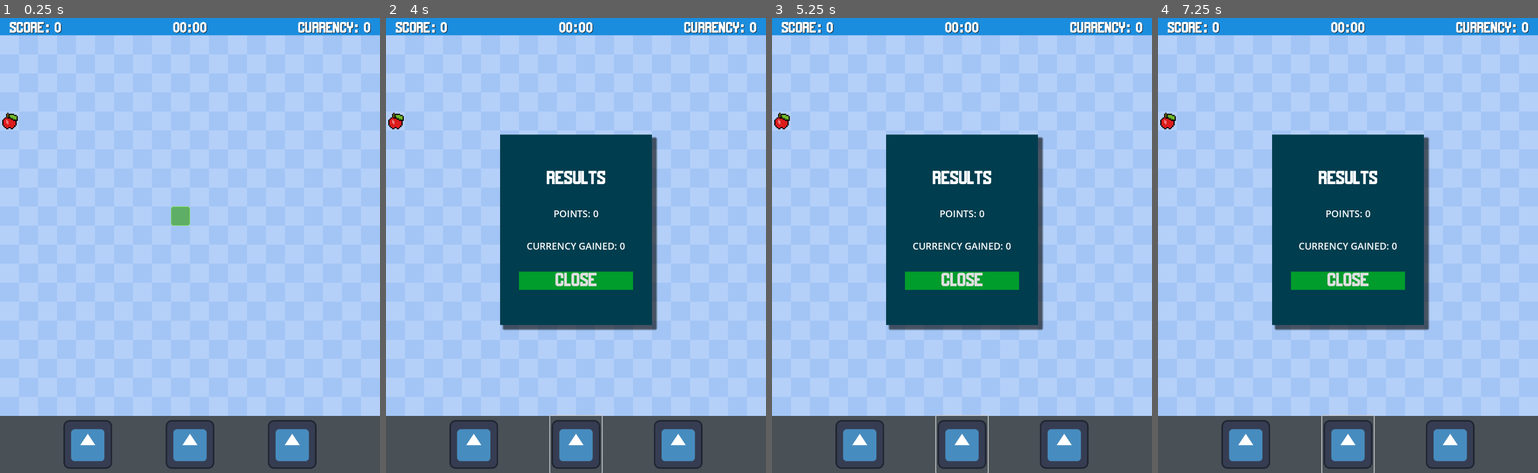
Above: before the commit, frames 1-4 (left to right).
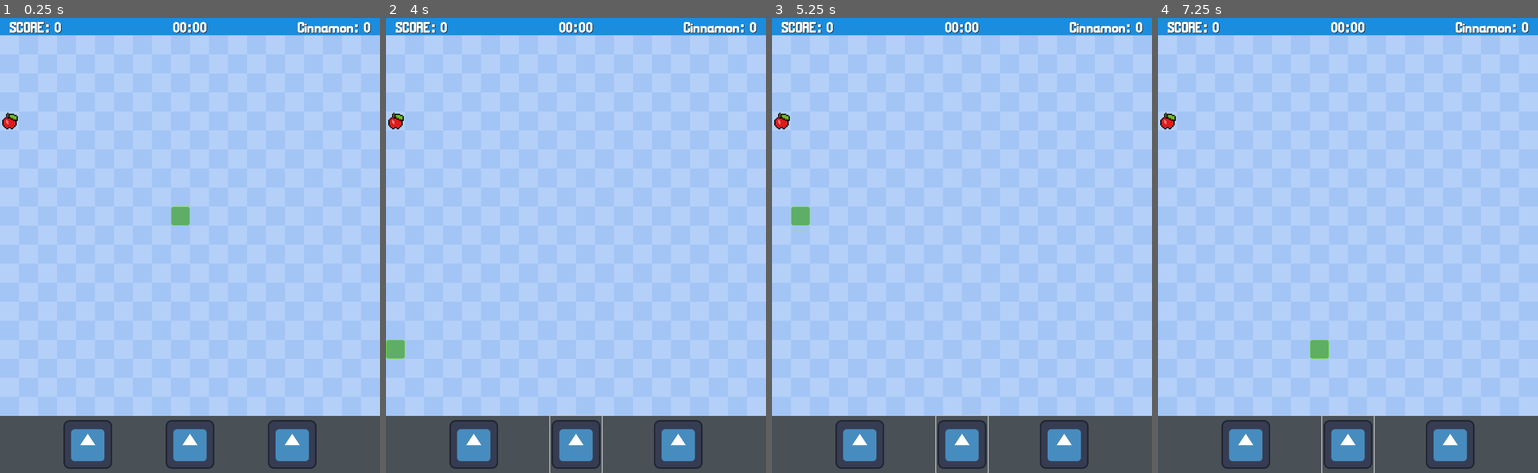
Above: after the commit, the same moments.

Repository: HerndonC/snake_game
Game: Godot game, scene res://MWM/mwm.tscn
Same seed, same stepped clock (60 frames per second), same inputs: the game is played once before the commit and once after it. The engine's default icon, where the game draws it, is replaced by a stand-in: a white triangle on a blue panel in a dark square.
Inputs (mouse positions are in pixels of both pictures, inside the frame that each line leads up to):
- Up to frame 1 (0.25 s): no input
- Up to frame 2 (4 s): click (473, 445) at 0.5 s; click (576, 445) at 1.25 s; tap Enter at 2 s; hold D (move_right) 2.03-2.78 s; hold S (move_down) 2.78-3.53 s; hold D (move_right) from 3.53 s (still down)
- Up to frame 3 (5.25 s): release D (move_right) at 4.28 s; hold W (move_up) 4.28-5.03 s; hold A (move_left) from 5.03 s (still down)
- Up to frame 4 (7.25 s): release A (move_left) at 6.53 s; hold S (move_down) from 6.53 s (still down)

The runs differ from the first frame. In frame 1, 0.2% of the frame differs, in the area x 78-94%, y 0-4%; in frame 2, 18%; in frame 3, 18%, in the area x 4-94%, y 0-69%; in frame 4, 18%.

Commit message:
Added upgrade variables in dictionary, attempted to make upgrades work

Diff:
--- a/MWM/mwm.gd
+++ b/MWM/mwm.gd
@@ -1,79 +1,197 @@
+class_name mwm
 extends Node
 
-
-# Store all high scores in a dictionary
-var high_scores = {
+#Upgrades and Highscores
+var level = {
 	"landfill": {
-		"level1": 0,
-		"level2": 0,
-		"level3": 0,
-		"level4": 0,
-		"level5": 0,
-		"level6": 0,
-		"level7": 0
+		"level1": {
+			"highscore": 0,
+		},
+		"level2": {
+			"highscore": 0,
+		},
+		"level3": {
+			"highscore": 0,
+		},
+		"level4": {
+			"highscore": 0,
+		},
+		"level5": {
+			"highscore": 0,
+		},
+		"level6": {
+			"highscore": 0,
+		},
+		"level7": {
+			"highscore": 0,
+		}
 	},
 	"slime": {
-		"agar": 0,
-		"gum": 0,
-		"molasses": 0,
-		"oil": 0,
-		"hazardous_waste": 0,
-		"mercury": 0,
-		"antimatter": 0
+		"agar": {
+			"highscore": 0,
+		},
+		"gum": {
+			"highscore": 0,
+		},
+		"molasses": {
+			"highscore": 0,
+		},
+		"oil": {
+			"highscore": 0,
+		},
+		"hazardous_waste": {
+			"highscore": 0,
+		},
+		"mercury": {
+			"highscore": 0,
+		},
+		"antimatter": {
+			"highscore": 0,
+		}
 	},
 	"wurm": {
-		"desert": 0,
-		"marsh": 0,
-		"mountain": 0,
-		"abyss": 0,
-		"hell": 0,
-		"heaven": 0,
-		"knowledge": 0
+		"desert": {
+			"highscore": 0,
+			"wurm_size": 1, #Big Boned - Amount of segments on snake at the start
+			"pear_points": 1, #Fibrous - Points per pear
+			"hs_multiplier": 2, #Self Hype - Currency multiplier from HS
+			"fruit_respawn": 16, #Botanist - Seconds for new spawn
+			"pear_spawn_rate": 1, #Fruition - Amount of pear spawn
+			"cactus_growth": 1000, #Epoch GMO - Time it takes for a pear to grow
+			"less_walls": 5, #Migration - Less walls tile map, procedurally generated
+			"wurm_speed": 0.6, #Balanced Tail - Speed in seconds
+			"cinnamon_rate": 10.0, #The Spice Must Flow - Cinnamon every X points
+			"size_points": 1.0, #Elder - Multiplier based on the size of the wurm
+			"no_bounds": false, #Mirage Walker - Unlocks Sidewinder - Wraps around the sides instead of dieing
+			"shift_position": false, #Sindewinder - Requires Mirage Walker - Will automatically shift over one when wrapping around
+			"eat_cacti": false, #Keratin Papillae - Allows you to eat cacti
+			"break_walls": false, #Annular Teeth - Allows you to go through walls
+			"cannibalize": false, #Lizard Tails - Eating your tail doesn't kill you - Unlocks Ouroboros
+			"ouroboros": false, #Ouroboros - Eating yourself gives points
+		},
+		"marsh": {
+			"highscore": 0,
+		},
+		"mountain": {
+			"highscore": 0,
+		},
+		"abyss": {
+			"highscore": 0,
+		},
+		"hell": {
+			"highscore": 0,
+		},
+		"heaven": {
+			"highscore": 0,
+		},
+		"knowledge": {
+			"highscore": 0,
+		}
+	},
+	"spider": {
+		"grass": { #Predatory Mite - Mite Spider
+			"highscore": 0,
+		},
+		"log": { #Bug Spider - Sheetweb Spider
+			"highscore": 0,
+		},
+		"pond": { #Dolomedes - Fish Eating Spider
+			"highscore": 0,
+		},
+		"rainforest": { #FunnelWeb - Vermin Eating Spider
+			"highscore": 0,
+		},
+		"islands": { #Huntsman - Man Eating Spider
+			"highscore": 0,
+		},
+		"bermuda_triangle": { #Arachnocetus - Ship Eating Spider
+			"highscore": 0,
+		},
+		"andromeda (M31)": { #Asteroid Eating Spider
+			"highscore": 0,
+		}
 	},
 	"scarecrow": {
-		"farm": 0,
-		"valley": 0,
-		"crop_circle": 0,
-		"forest": 0,
-		"peridot_city": 0,
-		"bedlam": 0,
-		"strawpocalypse": 0
-	},
-	"spider": {
-		"grass": 0, #Predatory Mite - Mite Spider
-		"hollow_log": 0, #Bug Spider - Sheetweb Spider
-		"pond": 0, #Dolomedes - Fish Eating Spider
-		"": 0, #Huntsman/FunnelWeb - Vermin Eating Spider
-		#Man Eating Spider Ship Eating Spider?
-		#Man Eating Spider MegaRachna?
-		"andromeda (M31)": 0 #Asteroid Eating Spider
+		"farm": {
+			"highscore": 0,
+		},
+		"valley": {
+			"highscore": 0,
+		},
+		"crop_circle": {
+			"highscore": 0,
+		},
+		"forest": {
+			"highscore": 0,
+		},
+		"peridot_city": {
+			"highscore": 0,
+		},
+		"bedlam": {
+			"highscore": 0,
+		},
+		"strawpocalypse":{
+			"highscore": 0,
+		}
+	},
+	"hunger": {
+		"locusts": {
+			"highscore": 0,
+		},
+		"piranha": {
+			"highscore": 0,
+		},
+		"hippopotamus": {
+			"highscore": 0,
+		},
+		"wendigo": {
+			"highscore": 0,
+		},
+		"gashadokuro": {
+			"highscore": 0,
+		},
+		"gluttony": {
+			"highscore": 0,
+		},
+		"cooper": {
+			"highscore": 0,
+		}
+	},
+	"projectiles": {
+		"nessie": {
+			"highscore": 0,
+		},
+		"skunkape": {
+			"highscore": 0,
+		},
+		"mothman": {
+			"highscore": 0,
+		},
+		"medusa": {
+			"highscore": 0,
+		},
+		"harpy": {
+			"highscore": 0,
+		},
+		"chimera": {
+			"highscore": 0,
+		},
+		"hydra": {
+			"highscore": 0,
+		}
 	}
 }
 
-#Upgrades
-var upgrades = {
-	"desert": {
-		"starting_size": 1, #Big Boned - Amount of segments on snake at the start
-		"pear_points": 1, #Fibrous - Points per pear
-		"hs_multiplier": 2, #Self Hype - Currency multiplier from HS
-		"fruit_respawn": 16, #Botany - Seconds for new spawn
-		"pear_spawn_rate": 1, #Fruition - Amount of pear spawn
-		"cactus_growth": 1000, #Epoch GMO - Time it takes for a pear to grow
-		"less_walls": 5, #Migration - Less walls tile map, procedurally generated
-		"wurm_speed": 0.6, #Balanced Tail - Speed in seconds
-		"cinnamon_rate": 10.0, #The Spice Must Flow - Cinnamon every X points
-		"size_points": 1.0, #Elder - Multiplier based on the size of the wurm
-		"eat_cacti": false, #Keratin Papillae - Allows you to eat cacti
-		"break_walls": false, #Annular Teeth - Allows you to go through walls
-		"can_eat_self": false, #Lizard Tails - Eating your tail doesn't kill you
-		"ouroboros": false, #Ouroboros - Eating yourself gives points
-	}
-}
-
 # Currency
 var currency = {
-	"guap": 0,
-	"cinnamon": 0
+	"guap": 0.0,
+	"cinnamon": 0.0,
+	"peat": 0.0,
+	"bluepoppy": 0.0,
+	"anoxicpearls": 0.0,
+	"helelice": 0.0,
+	"tovwaraseed": 0.0,
+	"scientmotes": 0.0
 }
 
 var save_path = "user://variable.save"
@@ -87,7 +205,7 @@
 		var file = FileAccess.open(save_path, FileAccess.READ)
 		var data = file.get_var()
 		if data:
-			high_scores = data.high_scores
+			level = data.level
 			currency = data.currency
 	else:
 		print("No data saved...")
@@ -95,7 +213,7 @@
 func save():
 	var file = FileAccess.open(save_path, FileAccess.WRITE)
 	var save_data = {
-		"high_scores": high_scores,
+		"level": level,
 		"currency": currency
 	}
 	file.store_var(save_data)
--- a/over world/WurmGame/Desert/Desert.gd
+++ b/over world/WurmGame/Desert/Desert.gd
@@ -16,9 +16,8 @@
 
 #snake variables
 var old_data : Array
-var snake_data : Array
+var snake_data : Array #Segments, head is 0
 var snake : Array
-var starting_wurm_size = 1
 
 #movement variables
 var start_pos = Vector2(9, 9)
@@ -50,7 +49,7 @@
 	snake_data.clear()
 	snake.clear()
 	#starting in the start_pos, create tail segments vertically down
-	for i in range(get_node("/root/MWM").upgrades["desert"]["starting_size"]):
+	for i in range(get_node("/root/MWM").level["wurm"]["desert"]["wurm_size"]):
 		add_segment(start_pos + Vector2(0,i))
 
 func add_segment(pos):
@@ -63,6 +62,7 @@
 # Called every frame. 'delta' is the elapsed time since the previous frame.
 func _process(delta: float) -> void:
 	move_snake()
+	$Hud.get_node("MarginContainer/HBoxContainer/CurrencyLabel").text = "Cinnamon: " + str(get_node("/root/MWM").currency["cinnamon"])
 
 func move_snake():
 	if can_move:
@@ -94,7 +94,6 @@
 
 
 func _on_move_timer_timeout() -> void:
-	pass # Replace with function body.
 	can_move = true
 	#use the snakes previous position to move the segment
 	old_data = [] + snake_data
@@ -104,23 +103,52 @@
 		if i > 0:
 			snake_data[i] = old_data[i - 1]
 		snake[i].position = (snake_data[i] * cell_size) + Vector2(0, cell_size)
+
 	check_out_of_bounds()
+	check_in_wall()
 	check_self_eaten()
+	check_cacti_eaten()
 	check_food_eaten()
 
 func check_out_of_bounds():
 	if snake_data[0].x < 0 or snake_data[0].x > cells - 1 or snake_data[0].y < 0 or snake_data[0].y > cells - 1:
-		end_game()
+		#if get_node("/root/MWM").level["wurm"]["desert"]["no_bounds"]:
+		#	end_game()
+		#else:
+			#if get_node("/root/MWM").level["wurm"]["desert"]["shift_position"]:
+			if snake_data[0].x < 0 or snake_data[0].x > cells - 1:
+				Vector2(0, 1)
+			elif snake_data[0].y < 0 or snake_data[0].y > cells - 1:
+				Vector2(1, 0)
+			else:
+				pass
+			if snake_data[0].x < 0:
+				snake_data[0].x = cells - 1
+			elif snake_data[0].x > cells - 1:
+				snake_data[0].x = - 1
+			elif snake_data[0].y < 0:
+				snake_data[0].y = cells - 1
+			elif snake_data[0].y > cells - 1:
+				snake_data[0].y = - 1
+
+func check_in_wall():
+	pass
 
 func check_self_eaten():
 	for i in range(1, len(snake_data)):
 		if snake_data[0] == snake_data[i]:
-			end_game()
+			if get_node("/root/MWM").level["wurm"]["desert"]["cannibalize"]:
+				pass
+			else:
+				end_game()
+
+func check_cacti_eaten():
+	pass
 
 func check_food_eaten():
 	#if snake eats the food, add segment and move the food
 	if snake_data[0] == food_pos:
-		score += get_node("/root/MWM").upgrades["desert"]["pear_points"]
+		score += get_node("/root/MWM").level["wurm"]["desert"]["pear_points"]
 		$Hud.get_node("MarginContainer/HBoxContainer/ScoreLabel").text =  "Score: " + str(score)
 		add_segment(old_data[-1])
 		move_food()
@@ -136,8 +164,29 @@
 	regen_food = true
 
 func end_game():
+	var cinnamongained = score / get_node("/root/MWM").level["wurm"]["desert"]["cinnamon_rate"]
+	$GameOverMenu.get_node("GameOverPanel/VBoxContainer/CurrencyGainedSubtotal").text = "SUBTOTAL: " + str(cinnamongained)
+	var multiplier = 1.0
+	if score > get_node("/root/MWM").level["wurm"]["desert"]["highscore"]:
+		$GameOverMenu.get_node("GameOverPanel/VBoxContainer/ResultsLabel").text = "HIGH SCORE!"
+		multiplier *= get_node("/root/MWM").level["wurm"]["desert"]["hs_multiplier"]
+		$GameOverMenu.get_node("GameOverPanel/VBoxContainer/Multiplier").text = "MULTIPLIER: x" + str(int(multiplier))
+		cinnamongained *= multiplier
+		get_node("/root/MWM").level["wurm"]["desert"]["highscore"] = score
+	else:
+		$GameOverMenu.get_node("GameOverPanel/VBoxContainer/ResultsLabel").text = "RESULTS!"
+		$GameOverMenu.get_node("GameOverPanel/VBoxContainer/Multiplier").text = "MULTIPLIER: x" + str(multiplier)
+	get_node("/root/MWM").currency["cinnamon"] += cinnamongained
+
+	get_node("/root/MWM").save()
 	$GameOverMenu.show()
 	$MoveTimer.stop()
+	$GameOverMenu.get_node("GameOverPanel/VBoxContainer/ResultsPoints").text = "SCORE: " + str(score)
+	$GameOverMenu.get_node("GameOverPanel/VBoxContainer/HighScore").text = "HIGHSCORE: " + str(get_node("/root/MWM").level["wurm"]["desert"]["highscore"])
+	$GameOverMenu.get_node("GameOverPanel/VBoxContainer/CurrencyGainedTotal").text = "TOTAL: " + str(cinnamongained)
+	$GameOverMenu.get_node("GameOverPanel/VBoxContainer/Currency").text = "TOTAL CINNAMON: " + str(get_node("/root/MWM").currency["cinnamon"])
+
+
 	game_started = false
 	get_tree().paused = true
 
--- a/singleton/game_over_menu.tscn
+++ b/singleton/game_over_menu.tscn
@@ -48,6 +48,8 @@
 
 [node name="ResultsLabel" type="Label" parent="GameOverPanel/VBoxContainer"]
 layout_mode = 2
+theme_override_constants/shadow_offset_x = 0
+theme_override_constants/outline_size = 2
 theme_override_fonts/font = ExtResource("1_klggt")
 theme_override_font_sizes/font_size = 50
 text = "RESULTS"
@@ -59,6 +61,21 @@
 theme_override_font_sizes/font_size = 25
 text = "POINTS: 0"
 horizontal_alignment = 1
+
+[node name="HighScore" type="Label" parent="GameOverPanel/VBoxContainer"]
+layout_mode = 2
+
+[node name="CurrencyGainedSubtotal" type="Label" parent="GameOverPanel/VBoxContainer"]
+layout_mode = 2
+text = "SUBTOTAL: 0"
+
+[node name="Multiplier" type="Label" parent="GameOverPanel/VBoxContainer"]
+layout_mode = 2
+text = "MULTIPLIER: x1"
+
+[node name="CurrencyGainedTotal" type="Label" parent="GameOverPanel/VBoxContainer"]
+layout_mode = 2
+text = "TOTAL: 0"
 
 [node name="Currency" type="Label" parent="GameOverPanel/VBoxContainer"]
 layout_mode = 2
